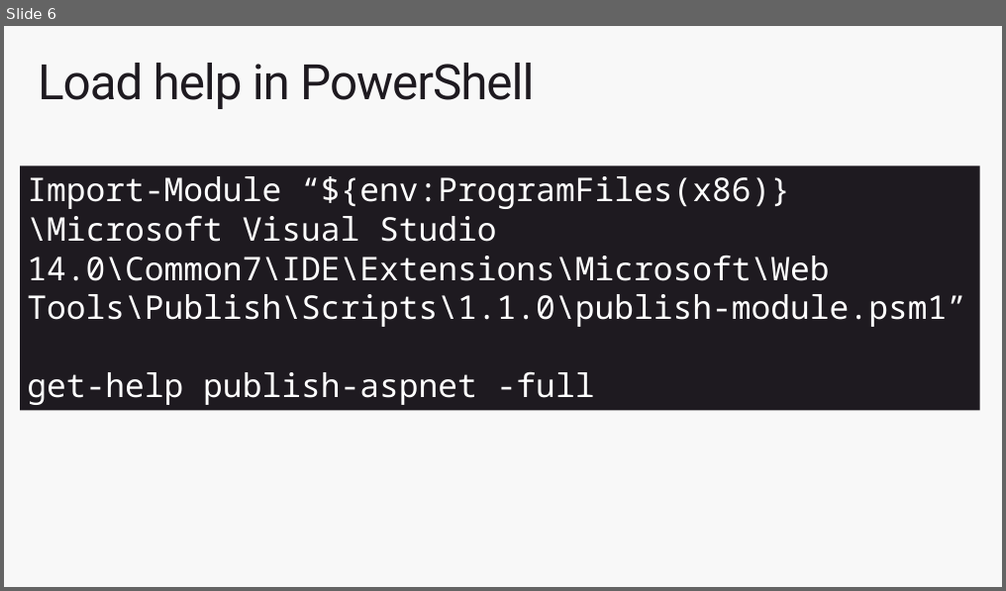
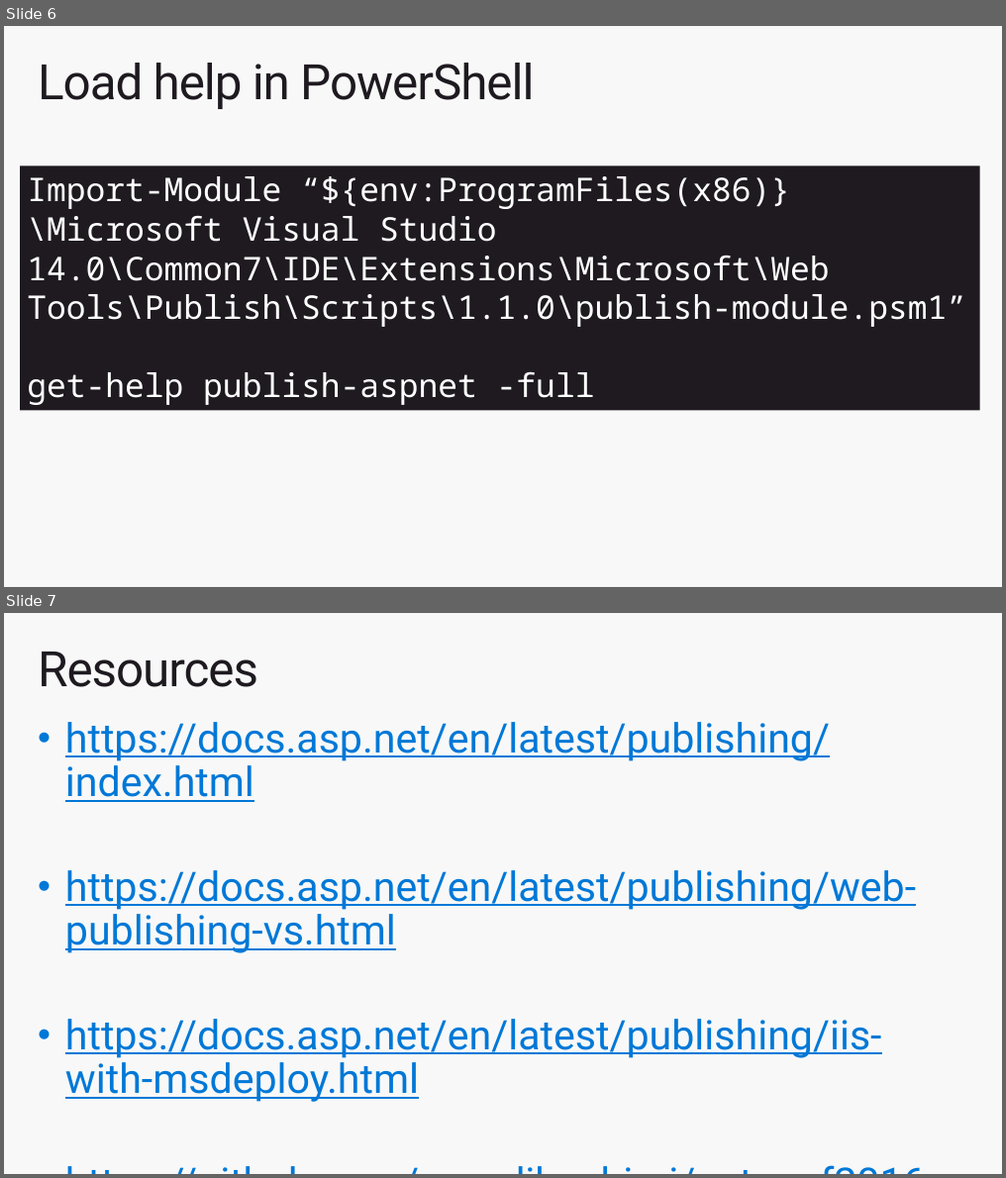
Before and after one commit to sayedihashimi/netconf2016, a slide deck: netconf-sayedha.pptx. Shown one above the other, each under a label of ours: slide 6 before the commit, slides 6 and 7 after it. The pictures are 1006x591 and 1006x1178 pixels, drawn with LibreOffice and Linux fonts; fonts in the diff are those of the drawing. Boxes give left, top, right and bottom in pixels: in the first picture for what was removed or moved away, otherwise in the second. Text is boxed around its words. In the diff, an @@ line names an element or a change of style, - is before the commit and + after.

```diff
--- a/netconf-sayedha.pptx
+++ b/netconf-sayedha.pptx
@@ slide 7 added at (4, 613, 1002, 1174), background #F8F8F8 @@
@@ title added at (38, 652, 258, 687), 48 pt, text #1E1A20 @@
+Resources
@@ text added at (65, 722, 916, 1102), 40 pt, text #0078D7, underline @@
+• https://docs.asp.net/en/latest/publishing/index.html
+• https://docs.asp.net/en/latest/publishing/web-publishing-vs.html
+• https://docs.asp.net/en/latest/publishing/iis-with-msdeploy.html
+• https://github.com/sayedihashimi/netconf2016
```
Also in this commit, not shown: 7 other files.
